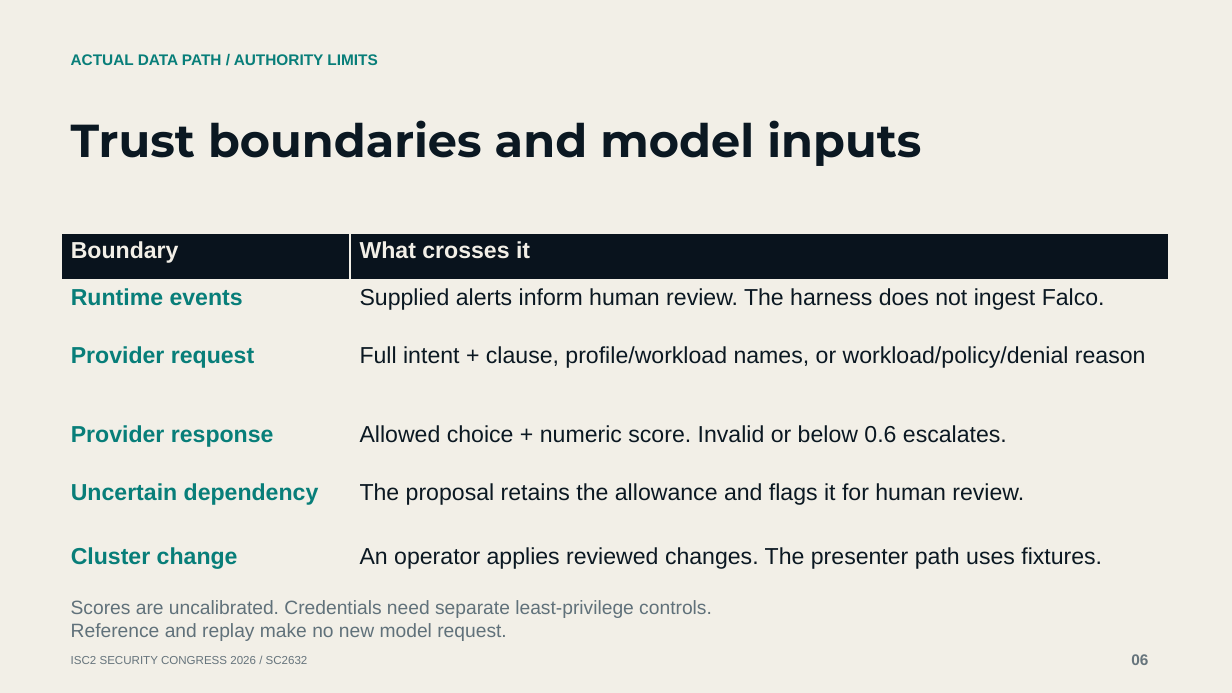
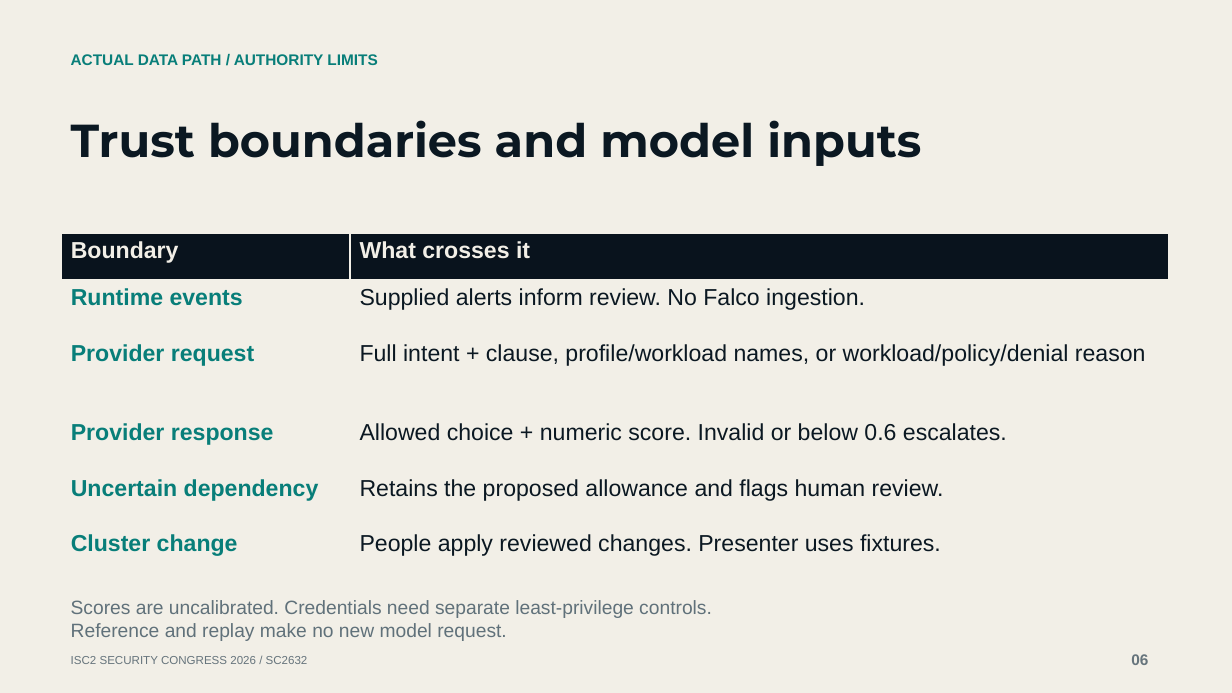
Before and after one commit to mgunjan/sc2632-tabletop, a slide deck: slide 6 of submission/2026-10-13/SC2632-session-four-cases.pptx. Drawn at 1232x693 pixels with LibreOffice and Linux fonts; fonts in the diff are those of the drawing. Boxes give left, top, right and bottom in pixels: in the first picture for what was removed or moved away, otherwise in the second. Text is boxed around its words. In the diff, an @@ line names an element or a change of style, - is before the commit and + after.

```diff
--- a/submission/2026-10-13/SC2632-session-four-cases.pptx
+++ b/submission/2026-10-13/SC2632-session-four-cases.pptx
@@ table at <box>62,233,1168,582</box> @@
-row 2, column 2: Supplied alerts inform human review. The harness does not ingest Falco.
+row 2, column 2: Supplied alerts inform review. No Falco ingestion.
-row 5, column 2: The proposal retains the allowance and flags it for human review.
+row 5, column 2: Retains the proposed allowance and flags human review.
-row 6, column 2: An operator applies reviewed changes. The presenter path uses fixtures.
+row 6, column 2: People apply reviewed changes. Presenter uses fixtures.
```
Also in this commit, not shown: 1 other slide changed, 6 other files.
